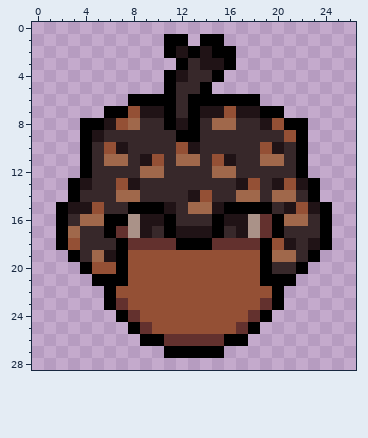
File history of a pixel-art file, Assets/Sprites/Plants/Acorn_Unit_Sprite.aseprite. Above is the file before it was changed.
27x29 pixels, 1 frame.
After the commit:
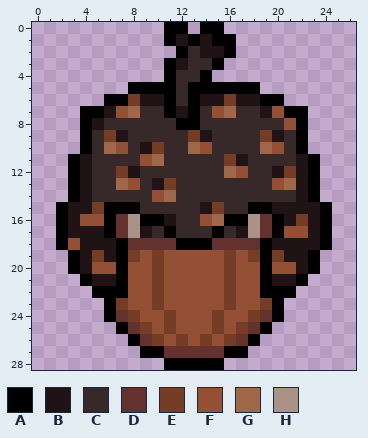
Palette (. is transparent): A #000000  B #201316  C #37282a  D #63312e  E #753c26  F #945035  G #a0684b  H #aa9288
From old to new:
y 0: x 11..12 .. -> AA; x 14..15 .. -> AA
y 1: x 12..14 A.A -> BAB; x 16 . -> A
y 2: x 11..13 ABA -> .AC; x 15 A -> B
y 3: x 11..12 .A -> AB; x 14..16 BBA -> CA.
y 4: x 12 B -> C; x 14..15 CA -> A.
y 5: x 8..10 ... -> AAA; x 13 C -> A; x 15..18 .... -> AAAA
y 6: x 6..10 ..AAA -> AAEBB; x 14..20 AAAAA.. -> BBEBBAA
y 7: x 4..10 ..AAFBB -> AABFGCC; x 12 C -> B; x 14..22 BBFBBAA.. -> CFGCCBFAA
y 8: x 5..8 ABFG -> BCCC; x 11..12 AB -> CA; x 15..16 GG -> CC; x 19..21 BFA -> CCF
y 9: x 5..7 BCC -> CEB; x 12..14 AAC -> CEB; x 19..21 CCF -> EBC
y 10: x 6..7 FB -> GF; x 9..10 CC -> BE; x 12..14 FBC -> CGF; x 19..20 FB -> GF
y 11: x 3..4 .A -> AB; x 6..7 GG -> CC; x 9..10 BF -> FG; x 12..13 GG -> CC; x 15..17 FBC -> CEB; x 19..20 GG -> CC; x 22..23 A. -> BA
y 12: x 3..4 .A -> AB; x 7..10 CCGG -> EBCC; x 15 G -> C; x 17 C -> F; x 20..23 CCA. -> BEBA
y 13: x 7..8 FB -> GF; x 10..11 CC -> BE; x 17..18 BF -> CC; x 20..21 BF -> FG
y 14: x 4 C -> B; x 7..8 GG -> CC; x 10..11 CC -> FG; x 13..14 BF -> CC; x 17..18 GG -> CC; x 20..22 GGC -> CCB
y 15: x 5..7 FCC -> EAA; x 9..11 AAB -> CCC; x 13..17 GGBAA -> CBECC; x 20 C -> B; x 22 F -> B
y 16: x 3..5 CGG -> BFF; x 7 A -> D; x 9..11 BBA -> AAB; x 14..17 CABB -> FGAA; x 21..23 GGC -> BEB
y 17: x 3..5 GCC -> BBB; x 12..14 BBB -> CCC; x 21..23 CCC -> FFB
y 18: x 4..6 CCC -> BBB; x 20 F -> B; x 22 C -> B
y 19: x 4..5 CG -> BE; x 8 F -> E; x 10 F -> E; x 16 F -> E; x 18 F -> E; x 20..22 GGC -> EBB
y 20: x 3..4 .A -> AB; x 10 F -> E; x 16 F -> E; x 20..23 CCA. -> FFBA
y 21: x 4..6 .AA -> ABB; x 10 F -> E; x 16 F -> E; x 20..22 AA. -> BBA
y 22: x 5 . -> A; x 7 F -> A; x 10 F -> E; x 16 F -> E; x 19 F -> A; x 21 . -> A
y 23: x 7 D -> E; x 10 F -> E; x 16 F -> E; x 19 D -> E
y 24: x 6..8 .AD -> ADE; x 11 F -> E; x 15 F -> E; x 18..20 DA. -> EDA
y 25: x 7..9 .AD -> ADE; x 11 F -> E; x 15 F -> E; x 17..19 DA. -> EDA
y 26: x 8..18 .AADDDDDAA. -> ADEFEFEFEDA
y 27: x 9..17 ..AAAAA.. -> AADDDDDAA
y 28: x 11..15 ..... -> AAAAA
Where, in picture pixels (left, top, right, bottom), the same in both pictures:
changed: (68, 22, 320, 370)
